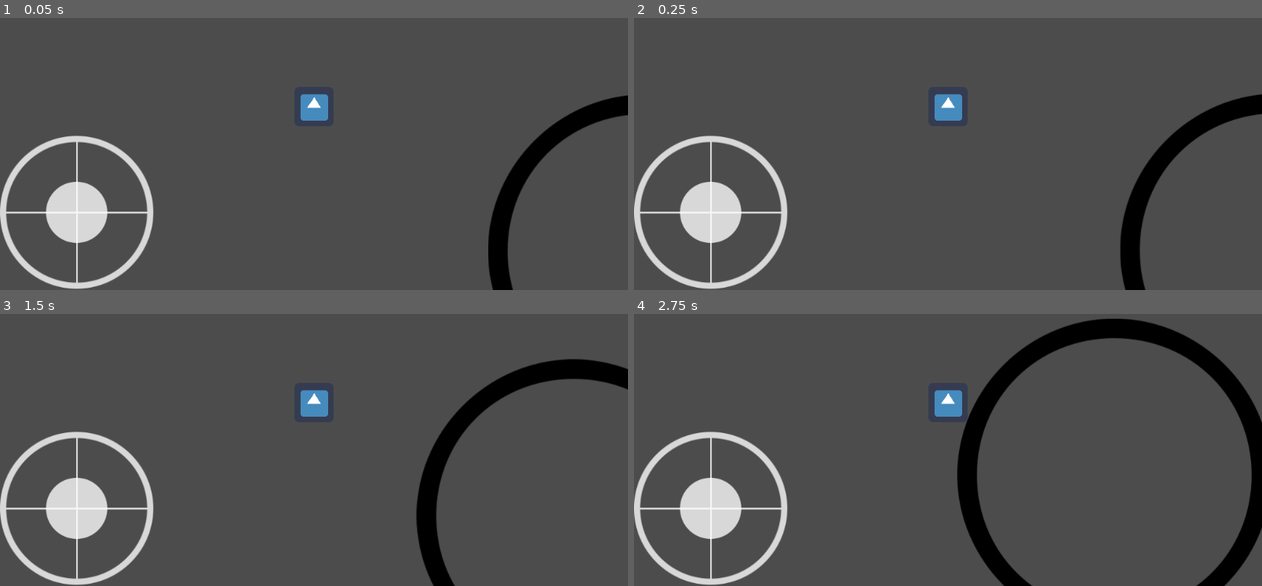
Above: before the commit, frames 1-4 (two rows, left to right).
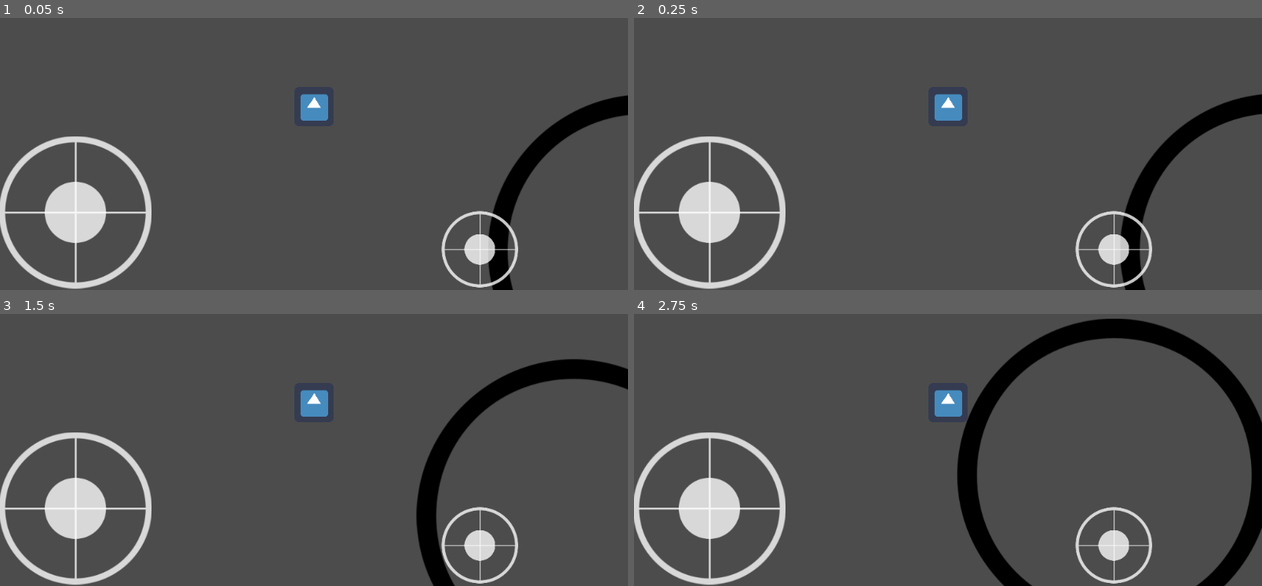
Above: after the commit, the same moments.

Repository: PhilipWee/spacegame
Game: Godot game, scene res://map/map.tscn
Same seed, same stepped clock (60 frames per second), same inputs: the game is played once before the commit and once after it. The project has no main scene, so this scene is started directly. The engine's default icon, where the game draws it, is replaced by a stand-in: a white triangle on a blue panel in a dark square.
Inputs (mouse positions are in pixels of both pictures, inside the frame that each line leads up to):
- Up to frame 1 (0.05 s): no input
- Up to frame 2 (0.25 s): no input
- Up to frame 3 (1.5 s): drag from (150, 585) to (376, 322) at 0.52 s; drag from (188, 420) to (282, 477) at 1.27 s
- Up to frame 4 (2.75 s): move the mouse to (1010, 322) at 2.02 s; click (1010, 322) at 2.17 s

The runs differ from the first frame. In frame 1, 2.1% of the frame differs, in the area x 0-83%, y 43-100%; in frame 2, 2.1%; in frame 3, 2.1%; in frame 4, 2.1%.

Commit message:
Shooting Aiming Joystick Working

Diff:
--- a/Joystick/Joystick.tscn
+++ b/Joystick/Joystick.tscn
@@ -7,7 +7,8 @@
 [node name="Joystick" type="Control"]
 anchor_right = 1.0
 anchor_bottom = 1.0
-margin_right = -524.0
+margin_left = -1.75812
+margin_right = -525.758
 margin_bottom = -100.0
 script = ExtResource( 1 )
 
@@ -17,8 +18,9 @@
 anchor_top = 0.5
 anchor_right = 0.5
 anchor_bottom = 0.5
-margin_left = -250.0
+margin_left = -251.758
 margin_top = -250.0
+margin_right = -1.75812
 rect_pivot_offset = Vector2( 125, 125 )
 texture = ExtResource( 2 )
 expand = true
--- a/player/player.gd
+++ b/player/player.gd
@@ -2,26 +2,46 @@
 
 export var speed = 1
 
+enum shoot_state {STATE_UNREADY,STATE_READY}
+
 onready var joystick_move := $UI/JoystickMove
+onready var joystick_shoot := $UI/JoystickShoot
+
 
 var vel = Vector2.ZERO
+var current_shoot_state
+var last_shoot_output
 
 func _move():
 
 	#----Joystick Movement Code----
 	if joystick_move and joystick_move.is_working:
 		vel += joystick_move.output * speed
-	#----Joystick Movement Code----
+
 
 	#----Gravity Handling Code----
-	vel += $"../gravityHandler".get_gravity_field(position)
+	if  $"../gravityHandler":
+		vel += $"../gravityHandler".get_gravity_field(position)
 
 
 	#----Collision Handling Code----
 	var collision = move_and_collide(vel)
 	if collision:
 		vel = Vector2.ZERO
-	#----Collision Handling Code----
+
+func _shoot():
+
+	#----Shooting handling Code----
+	if joystick_shoot and joystick_shoot.is_working:
+		current_shoot_state = shoot_state.STATE_READY
+
+	if current_shoot_state == shoot_state.STATE_READY and not joystick_shoot.is_working:
+		current_shoot_state = shoot_state.STATE_UNREADY
+		print('pew')
+
+	if joystick_shoot.output == Vector2.ZERO:
+		current_shoot_state = shoot_state.STATE_UNREADY
+
 
 # Called when the node enters the scene tree for the first time.
 func _ready():
@@ -29,6 +49,7 @@
 
 func _physics_process(delta):
 	_move()
+	_shoot()
 
 # Called every frame. 'delta' is the elapsed time since the previous frame.
 #func _process(delta):
--- a/player/player.tscn
+++ b/player/player.tscn
@@ -27,8 +27,17 @@
 [node name="UI" type="CanvasLayer" parent="."]
 
 [node name="JoystickMove" parent="UI" instance=ExtResource( 3 )]
+margin_left = -6.10352e-005
 margin_top = 348.0
+margin_right = -524.0
 margin_bottom = 248.0
+
+[node name="JoystickShoot" parent="UI" instance=ExtResource( 3 )]
+margin_left = 720.721
+margin_top = 471.035
+margin_right = 196.721
+margin_bottom = 371.035
+rect_scale = Vector2( 0.5, 0.5 )
 
 [node name="Camera2D" type="Camera2D" parent="."]
 current = true
